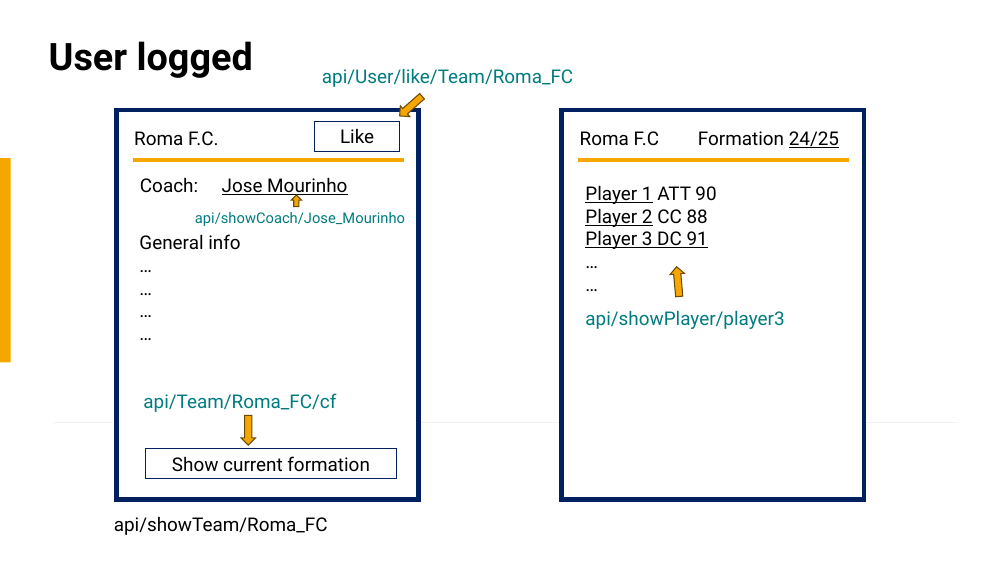
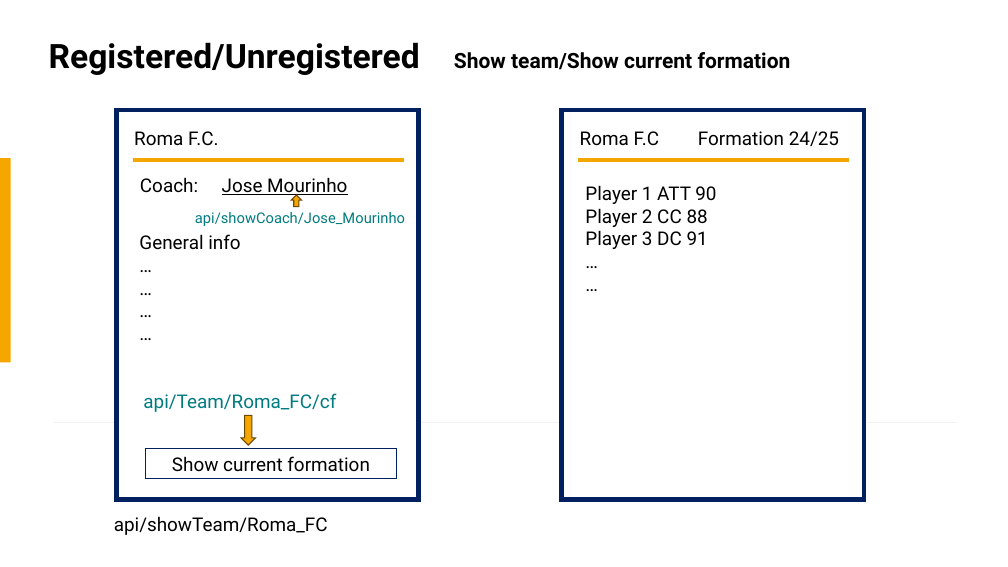
Before and after one commit to EnomisLP/Football, a slide deck: slide 8 of Large scale database mock-ups.pptx (slide 24 before the commit). Drawn at 1008x567 pixels with LibreOffice and Linux fonts; fonts in the diff are those of the drawing. Boxes give left, top, right and bottom in pixels: in the first picture for what was removed or moved away, otherwise in the second. Text is boxed around its words. In the diff, an @@ line names an element or a change of style, - is before the commit and + after.

```diff
--- a/Large scale database mock-ups.pptx
+++ b/Large scale database mock-ups.pptx
@@ title removed at (49, 41, 253, 78) @@
-User logged
@@ text added at (49, 42, 791, 75), 20 pt, text #000000, bold @@
+Registered/Unregistered Show team/Show current formation
@@ text removed at (322, 68, 573, 87) @@
-api/User/like/Team/Roma_FC
@@ down arrow removed at (395, 91, 427, 121) @@
@@ rectangle removed at (315, 122, 400, 152) @@
-Like
@@ text "Formation 24/25" at (698, 131, 839, 146): underline off in "24/25" @@
@@ text at (585, 185, 716, 249): underline off in "Player 1", "Player 2", "Player 3 DC 91" @@
@@ down arrow removed at (669, 266, 686, 297) @@
@@ text removed at (585, 310, 784, 329) @@
-api/showPlayer/player3
```
Also in this commit, not shown: 19 other slides changed, 10 slides added, 4 other files.
